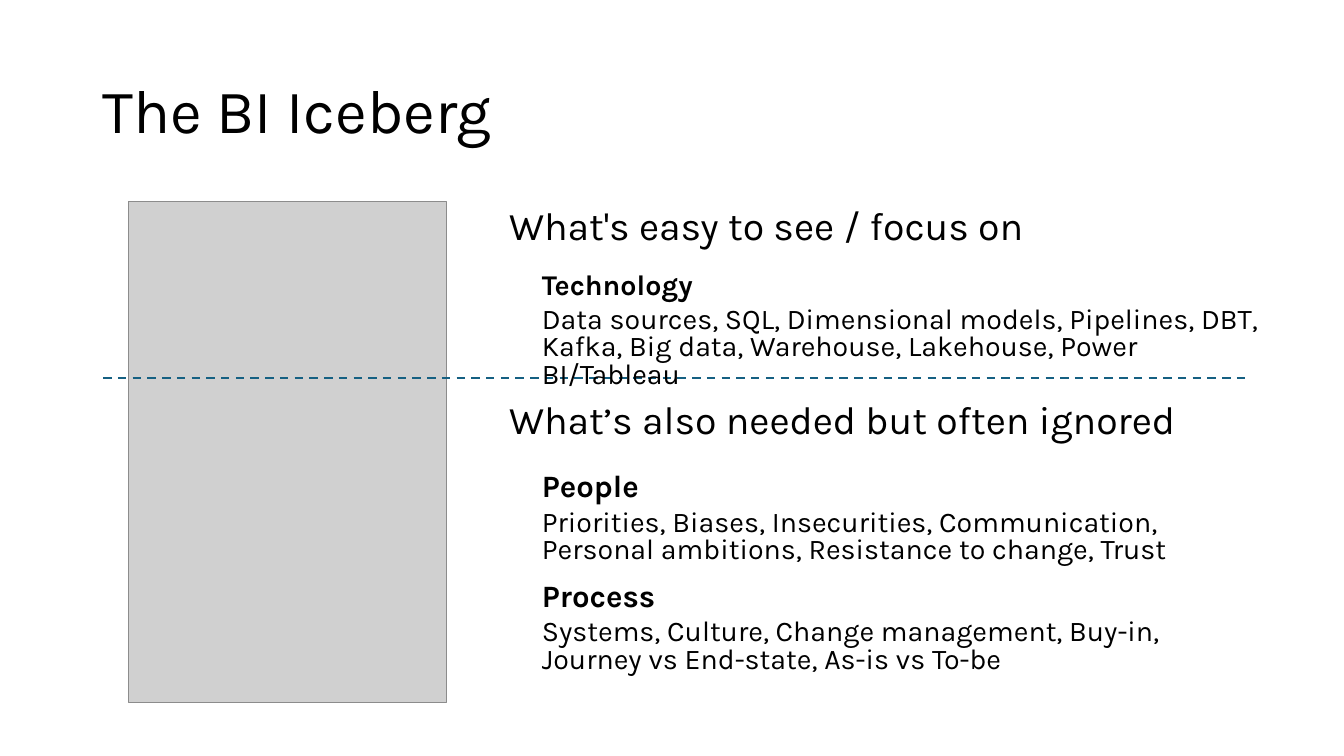
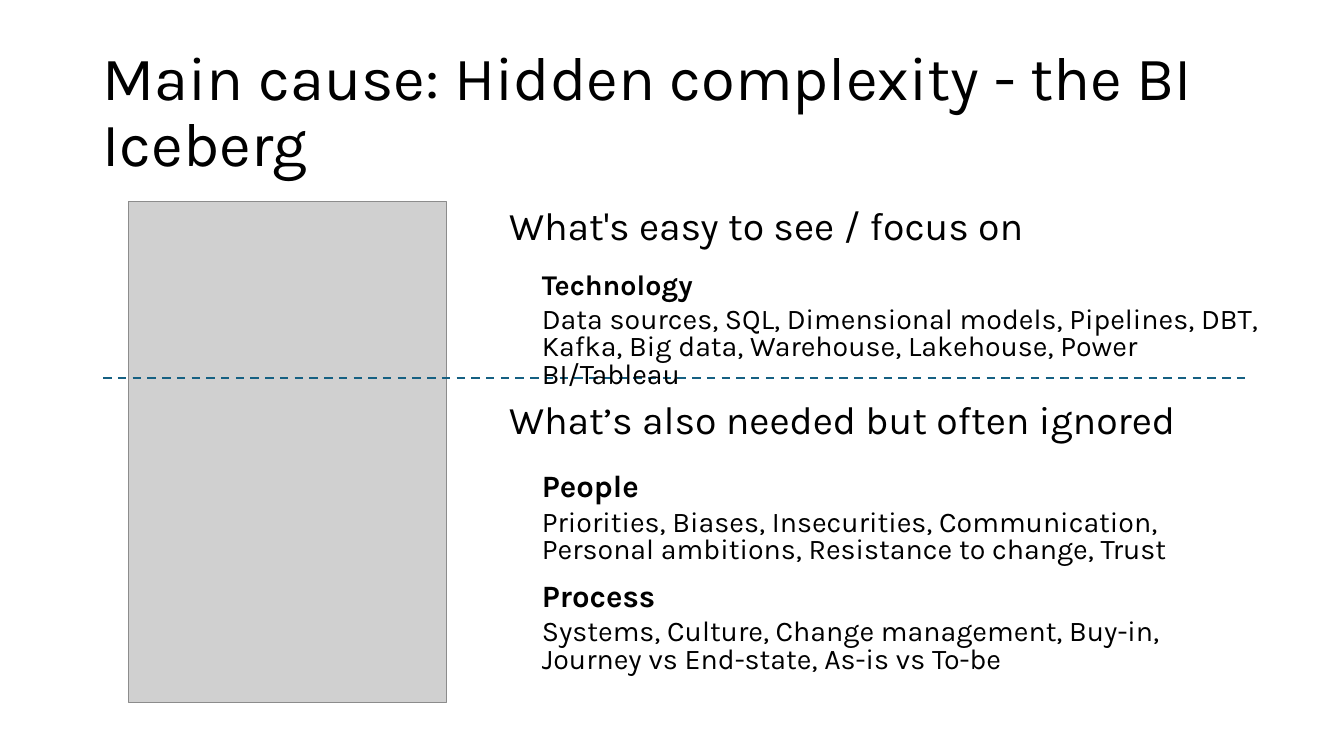
Before and after one commit to vikramnayak-com/lean-bi, a slide deck: slide 7 of Wireframing_Lean_BI_using_AI.pptx (slide 6 before the commit). Drawn at 1344x756 pixels with LibreOffice and Linux fonts; fonts in the diff are those of the drawing; grey boxes stand for pictures. Boxes give left, top, right and bottom in pixels: in the first picture for what was removed or moved away, otherwise in the second. Text is boxed around its words. In the diff, an @@ line names an element or a change of style, - is before the commit and + after.

```diff
--- a/Wireframing_Lean_BI_using_AI.pptx
+++ b/Wireframing_Lean_BI_using_AI.pptx
@@ title at box(102, 57, 1192, 181): text changed @@
-The BI Iceberg
+Main cause: Hidden complexity - the BI Iceberg
```
Also in this commit, not shown: 9 other slides changed, 2 slides added, 1 slide removed.
